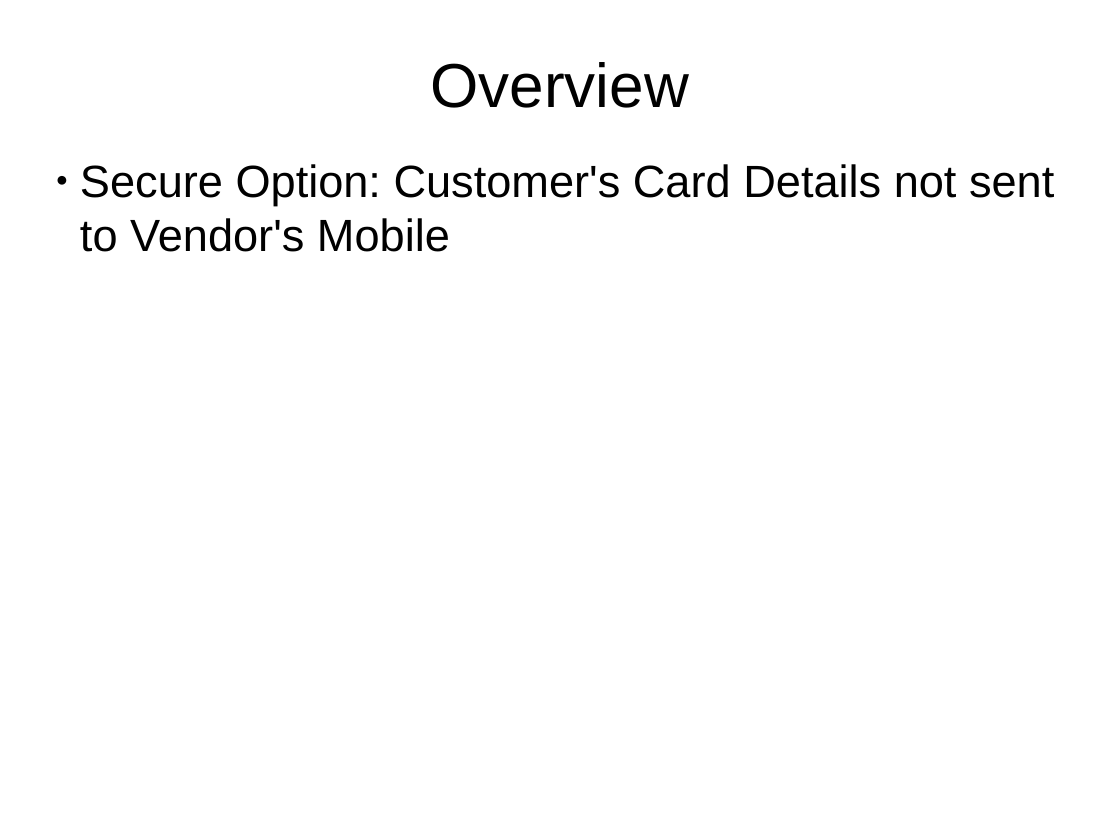
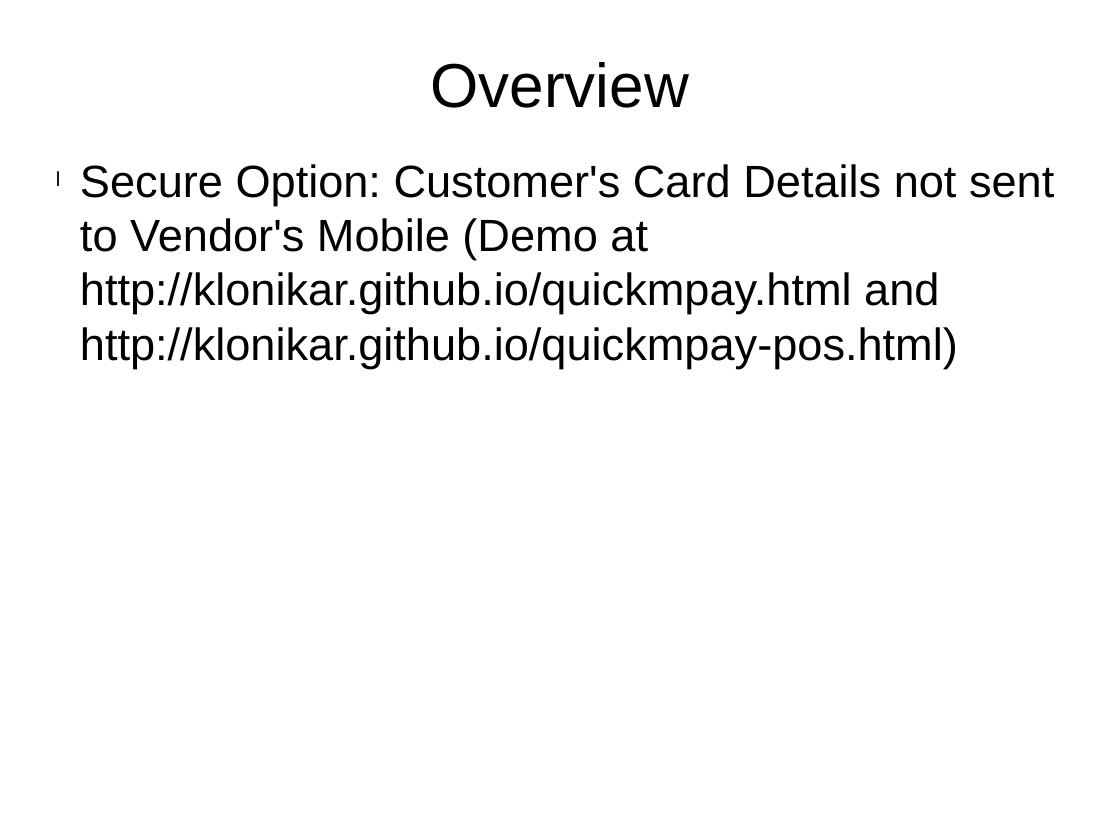
Before and after one commit to klonikar/klonikar.github.io, a slide deck: slide 3 of QuickMPay.pptx. Drawn at 1120x840 pixels with LibreOffice and Linux fonts; fonts in the diff are those of the drawing. Boxes give left, top, right and bottom in pixels: in the first picture for what was removed or moved away, otherwise in the second. Text is boxed around its words. In the diff, an @@ line names an element or a change of style, - is before the commit and + after.

```diff
--- a/QuickMPay.pptx
+++ b/QuickMPay.pptx
@@ text at <box>80,164,1054,368</box>: text changed @@
-● Secure Option: Customer's Card Details not sent to Vendor's Mobile
+l Secure Option: Customer's Card Details not sent to Vendor's Mobile (Demo at http://klonikar.github.io/quickmpay.html and http://klonikar.github.io/quickmpay-pos.html)
```
Also in this commit, not shown: 6 other slides changed.
